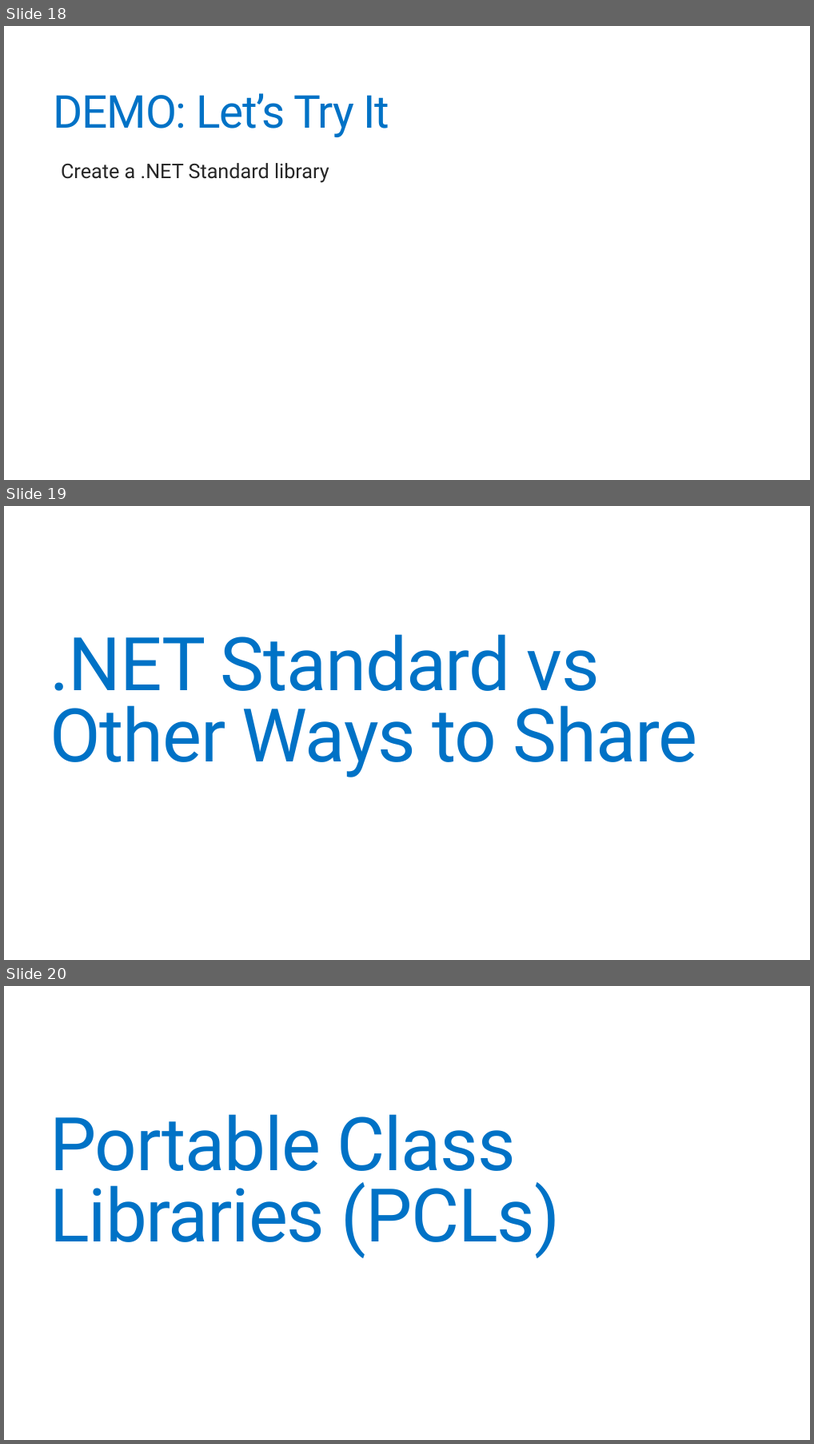
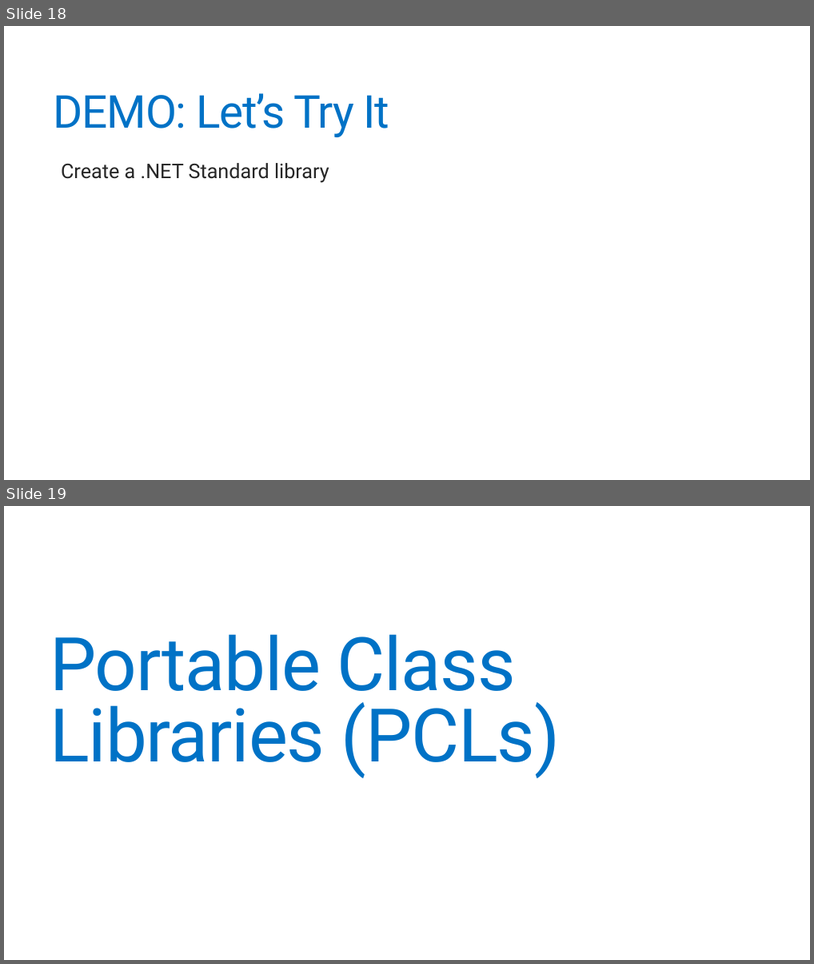
Before and after one commit to jonathantower/dotnet-standard, a slide deck: slides.pptx. Shown one above the other, each under a label of ours: slides 18, 19 and 20 before the commit, slides 18 and 19 after it. The pictures are 814x1444 and 814x964 pixels, drawn with LibreOffice and Linux fonts; fonts in the diff are those of the drawing. Boxes give left, top, right and bottom in pixels: in the first picture for what was removed or moved away, otherwise in the second. Text is boxed around its words. In the diff, an @@ line names an element or a change of style, - is before the commit and + after.

Commit message:
Updating slides

```diff
--- a/slides.pptx
+++ b/slides.pptx
@@ slide 19 removed at [4, 506, 810, 960], background #FFFFFF @@
@@ title removed at [50, 634, 698, 777] @@
-.NET Standard vs Other Ways to Share
@@ what was slide 20 is now slide 19 @@
```
Also in this commit, not shown: 1 other file.
